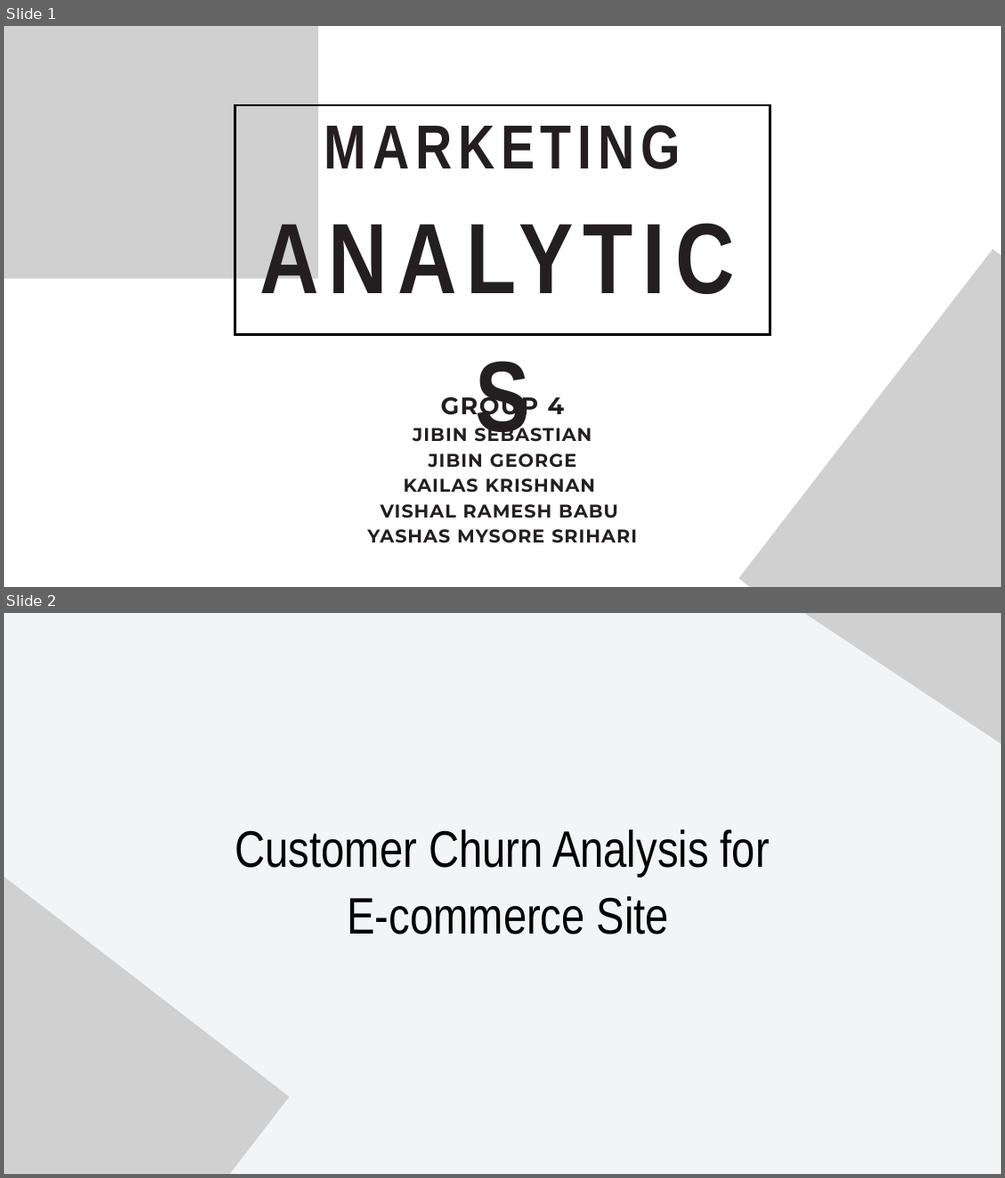
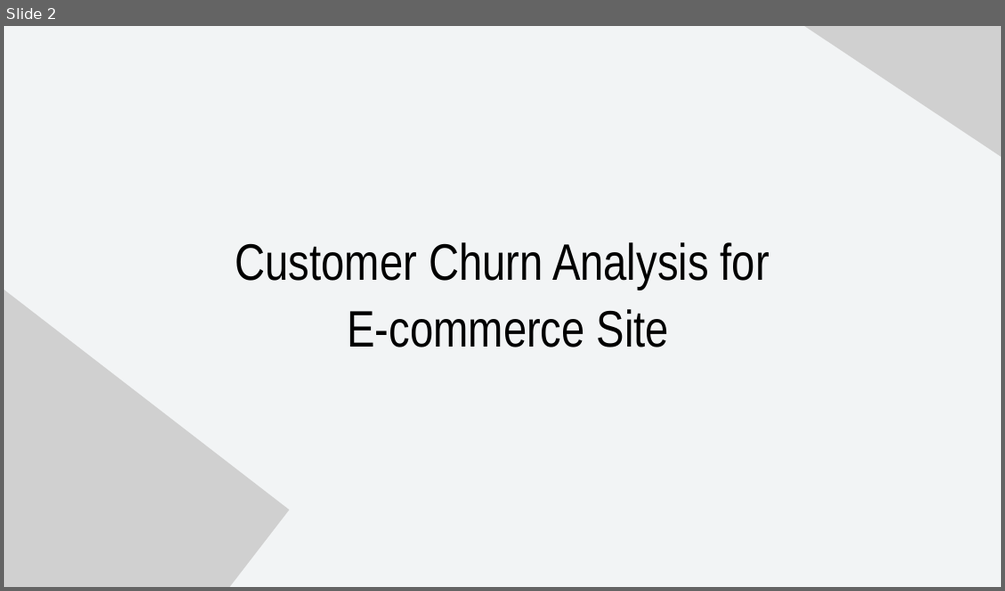
Before and after one commit to jibnorge/E-commerce-Churn-Analysis, a slide deck: PPT/Churn Analysis.pptx. Shown one above the other, each under a label of ours: slides 1 and 2 before the commit, slide 2 after it. The pictures are 1005x1178 and 1005x591 pixels, drawn with LibreOffice and Linux fonts; fonts in the diff are those of the drawing; grey boxes stand for pictures; background and template pictures are left out. Boxes give left, top, right and bottom in pixels: in the first picture for what was removed or moved away, otherwise in the second. Text is boxed around its words. In the diff, an @@ line names an element or a change of style, - is before the commit and + after.

```diff
--- a/PPT/Churn Analysis.pptx
+++ b/PPT/Churn Analysis.pptx
@@ slide 1 removed at (x1=4, y1=26, x2=1001, y2=587), background picture (left out) @@
@@ picture removed at (x1=4, y1=26, x2=318, y2=278) @@
@@ freeform shape removed at (x1=235, y1=104, x2=769, y2=334) @@
@@ text removed at (x1=324, y1=125, x2=680, y2=169) @@
-MARKETING
@@ text removed at (x1=235, y1=176, x2=769, y2=309) @@
-ANALYTICS
@@ picture removed at (x1=738, y1=249, x2=1001, y2=587) @@
@@ text removed at (x1=367, y1=391, x2=637, y2=543) @@
-GROUP 4
-JIBIN SEBASTIAN
-JIBIN GEORGE
-KAILAS KRISHNAN
-VISHAL RAMESH BABU
-YASHAS MYSORE SRIHARI
```
Also in this commit, not shown: 1 slide added.
